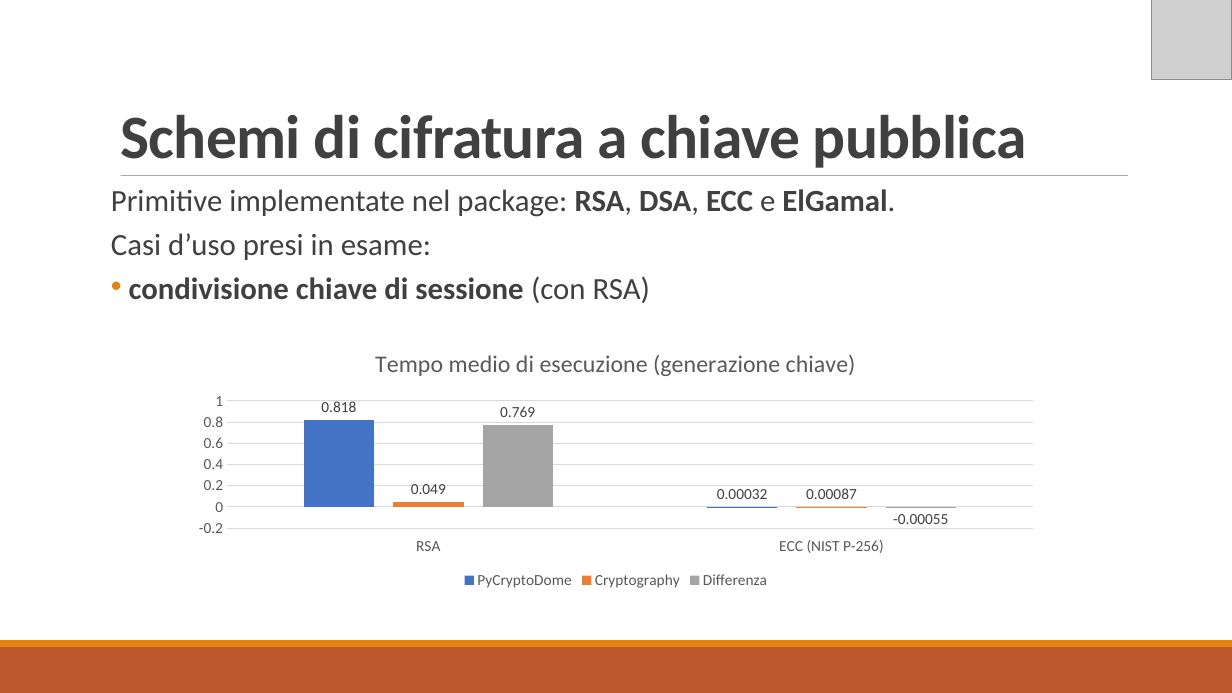
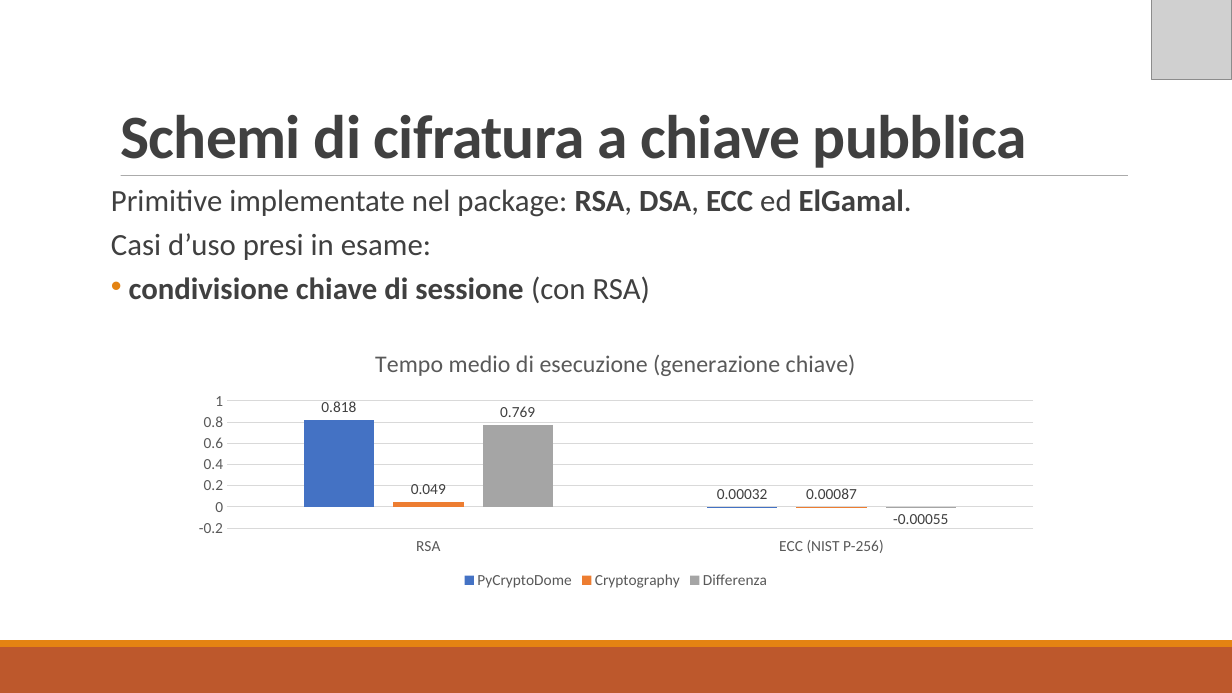
Before and after one commit to MickTK/ElaboratoFinale, a slide deck: slide 6 of Presentazione/Presentazione.odp. Drawn at 1232x693 pixels with LibreOffice and Linux fonts; fonts in the diff are those of the drawing; grey boxes stand for pictures. Boxes give left, top, right and bottom in pixels: in the first picture for what was removed or moved away, otherwise in the second. Text is boxed around its words. In the diff, an @@ line names an element or a change of style, - is before the commit and + after.

```diff
--- a/Presentazione/Presentazione.odp
+++ b/Presentazione/Presentazione.odp
@@ text at <box>111,189,912,217</box>: text changed @@
-Primitive implementate nel package: RSA, DSA, ECC e ElGamal.
+Primitive implementate nel package: RSA, DSA, ECC ed ElGamal.
```
Also in this commit, not shown: 1 other slide changed, 11 other files.
